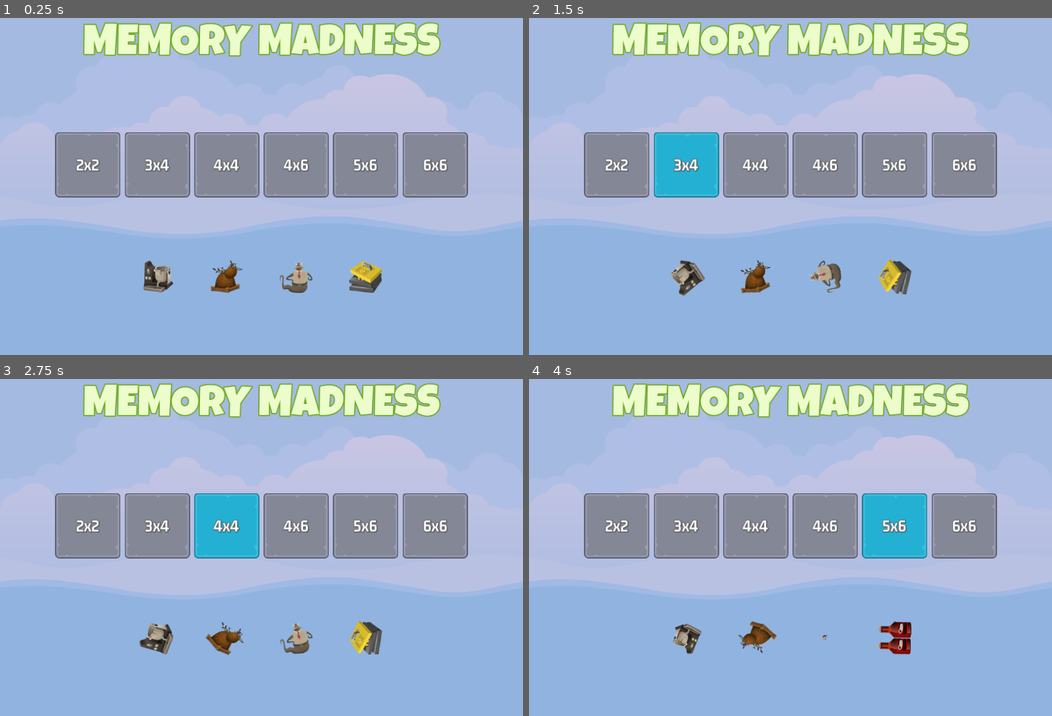
Above: before the commit, frames 1-4 (two rows, left to right).
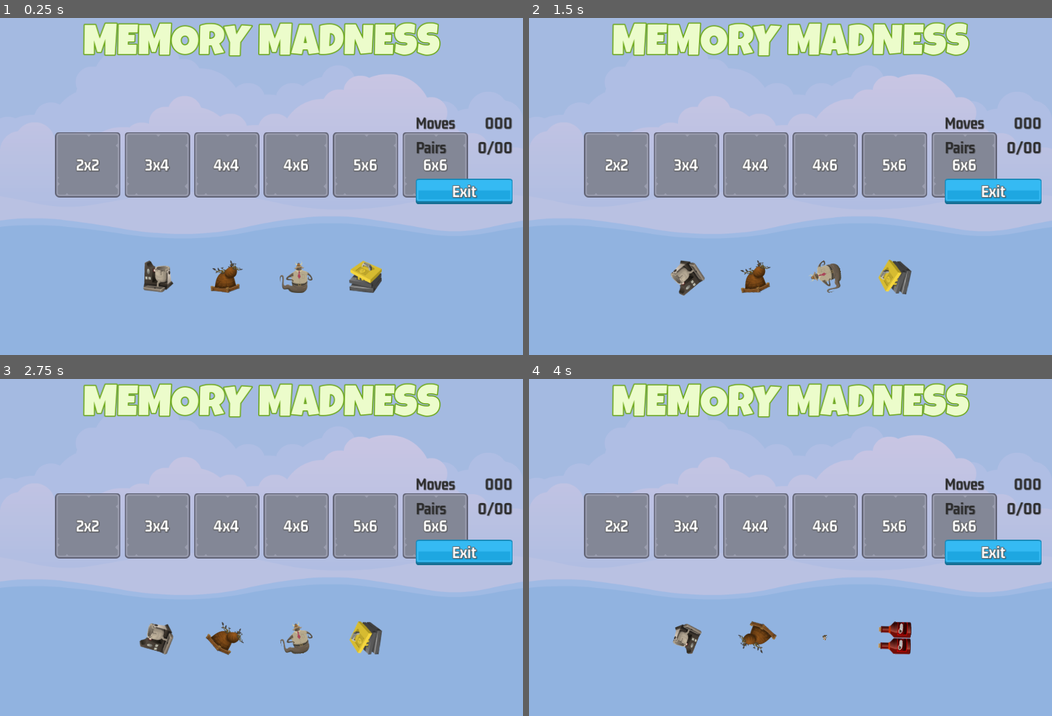
Above: after the commit, the same moments.

Repository: ArthurNvs/MemoryMadness
Game: Godot game, scene res://master_scene/master_scene.tscn
Two runs of this game, one before a commit and one after it. Both use one fixed random seed, a clock stepped at 60 frames per second and the inputs below.
Inputs:
- Up to frame 1 (0.25 s): no input
- Up to frame 2 (1.5 s): click "2x2" at 0.5 s; click "3x4" at 1.25 s
- Up to frame 3 (2.75 s): click "4x4" at 2 s
- Up to frame 4 (4 s): click "4x6" at 2.75 s; click "5x6" at 3.5 s

The runs differ from the first frame. In frame 1, 2.0% of the frame differs, in the area x 79-98%, y 29-56%; in frame 2, 4.3%, in the area x 23-98%, y 29-56%; in frame 3, 4.3%; in frame 4, 4.3%.

Commit message:
creates game screen

Diff:
--- /dev/null
+++ b/assets/gm_32_dark_dark.tres
@@ -0,0 +1,11 @@
+[gd_resource type="LabelSettings" load_steps=2 format=3 uid="uid://dome2gjk366q4"]
+
+[ext_resource type="FontFile" uid="uid://bc6gv5cguap8a" path="res://assets/fonts/gemunu-libre-v8-latin-700.ttf" id="1_prue1"]
+
+[resource]
+font = ExtResource("1_prue1")
+font_size = 32
+font_color = Color(0.169245, 0.169245, 0.169245, 1)
+outline_size = 1
+outline_color = Color(0.377919, 0.377919, 0.377919, 1)
+shadow_color = Color(0, 0, 0, 0.262745)
--- /dev/null
+++ b/game_screen/game_screen.tscn
@@ -0,0 +1,103 @@
+[gd_scene load_steps=6 format=3 uid="uid://ct4sseqxupxux"]
+
+[ext_resource type="LabelSettings" uid="uid://dome2gjk366q4" path="res://assets/gm_32_dark_dark.tres" id="1_llerc"]
+[ext_resource type="Texture2D" uid="uid://3m8udkri7ess" path="res://assets/ui/blue_button00.png" id="2_ia1ci"]
+[ext_resource type="Texture2D" uid="uid://dqi6emld8tkej" path="res://assets/ui/yellow_button00.png" id="3_cp145"]
+[ext_resource type="Texture2D" uid="uid://cyc1megjr4tl0" path="res://assets/ui/green_button00.png" id="4_uovj2"]
+[ext_resource type="LabelSettings" uid="uid://v3cjgtoq45xo" path="res://assets/gm_32_white.tres" id="5_paldy"]
+
+[node name="GameScreen" type="Control"]
+layout_mode = 3
+anchors_preset = 15
+anchor_right = 1.0
+anchor_bottom = 1.0
+grow_horizontal = 2
+grow_vertical = 2
+
+[node name="HBoxContainer" type="HBoxContainer" parent="."]
+layout_mode = 1
+anchors_preset = 15
+anchor_right = 1.0
+anchor_bottom = 1.0
+grow_horizontal = 2
+grow_vertical = 2
+
+[node name="MarginContainer" type="MarginContainer" parent="HBoxContainer"]
+layout_mode = 2
+size_flags_horizontal = 3
+
+[node name="GridContainer" type="GridContainer" parent="HBoxContainer/MarginContainer"]
+layout_mode = 2
+size_flags_horizontal = 4
+size_flags_vertical = 4
+
+[node name="MarginContainer2" type="MarginContainer" parent="HBoxContainer"]
+custom_minimum_size = Vector2(200, 0)
+layout_mode = 2
+theme_override_constants/margin_right = 20
+
+[node name="VBoxContainer" type="VBoxContainer" parent="HBoxContainer/MarginContainer2"]
+layout_mode = 2
+size_flags_vertical = 4
+theme_override_constants/separation = 12
+
+[node name="HBoxContainer" type="HBoxContainer" parent="HBoxContainer/MarginContainer2/VBoxContainer"]
+layout_mode = 2
+
+[node name="Label" type="Label" parent="HBoxContainer/MarginContainer2/VBoxContainer/HBoxContainer"]
+layout_mode = 2
+size_flags_horizontal = 3
+text = "Moves
+"
+label_settings = ExtResource("1_llerc")
+vertical_alignment = 1
+
+[node name="MovesLabel" type="Label" parent="HBoxContainer/MarginContainer2/VBoxContainer/HBoxContainer"]
+layout_mode = 2
+text = "000
+"
+label_settings = ExtResource("1_llerc")
+horizontal_alignment = 2
+vertical_alignment = 1
+
+[node name="HBoxContainer2" type="HBoxContainer" parent="HBoxContainer/MarginContainer2/VBoxContainer"]
+layout_mode = 2
+
+[node name="Label" type="Label" parent="HBoxContainer/MarginContainer2/VBoxContainer/HBoxContainer2"]
+layout_mode = 2
+size_flags_horizontal = 3
+text = "Pairs
+"
+label_settings = ExtResource("1_llerc")
+vertical_alignment = 1
+
+[node name="PairsLabel" type="Label" parent="HBoxContainer/MarginContainer2/VBoxContainer/HBoxContainer2"]
+layout_mode = 2
+text = "0/00
+"
+label_settings = ExtResource("1_llerc")
+horizontal_alignment = 2
+vertical_alignment = 1
+
+[node name="Spacer" type="Control" parent="HBoxContainer/MarginContainer2/VBoxContainer"]
+custom_minimum_size = Vector2(0, 20)
+layout_mode = 2
+
+[node name="ExitButton" type="TextureButton" parent="HBoxContainer/MarginContainer2/VBoxContainer"]
+layout_mode = 2
+size_flags_horizontal = 4
+texture_normal = ExtResource("2_ia1ci")
+texture_pressed = ExtResource("3_cp145")
+texture_hover = ExtResource("4_uovj2")
+
+[node name="Label" type="Label" parent="HBoxContainer/MarginContainer2/VBoxContainer/ExitButton"]
+layout_mode = 1
+anchors_preset = 15
+anchor_right = 1.0
+anchor_bottom = 1.0
+grow_horizontal = 2
+grow_vertical = 2
+text = "Exit"
+label_settings = ExtResource("5_paldy")
+horizontal_alignment = 1
+vertical_alignment = 1
--- a/master_scene/master_scene.tscn
+++ b/master_scene/master_scene.tscn
@@ -1,7 +1,8 @@
-[gd_scene load_steps=3 format=3 uid="uid://c8yf1sfycdcfn"]
+[gd_scene load_steps=4 format=3 uid="uid://c8yf1sfycdcfn"]
 
 [ext_resource type="Texture2D" uid="uid://bl8u1m0t61n2d" path="res://assets/images/backgroundEmpty.png" id="1_r5snt"]
 [ext_resource type="PackedScene" uid="uid://dfn5hultyo78x" path="res://main_screen/main_screen.tscn" id="2_giry3"]
+[ext_resource type="PackedScene" uid="uid://ct4sseqxupxux" path="res://game_screen/game_screen.tscn" id="3_hbemc"]
 
 [node name="MasterScene" type="CanvasLayer"]
 
@@ -14,3 +15,7 @@
 texture = ExtResource("1_r5snt")
 
 [node name="MainScreen" parent="." instance=ExtResource("2_giry3")]
+
+[node name="GameScreen" parent="." instance=ExtResource("3_hbemc")]
+
+[node name="Sound" type="AudioStreamPlayer" parent="."]
